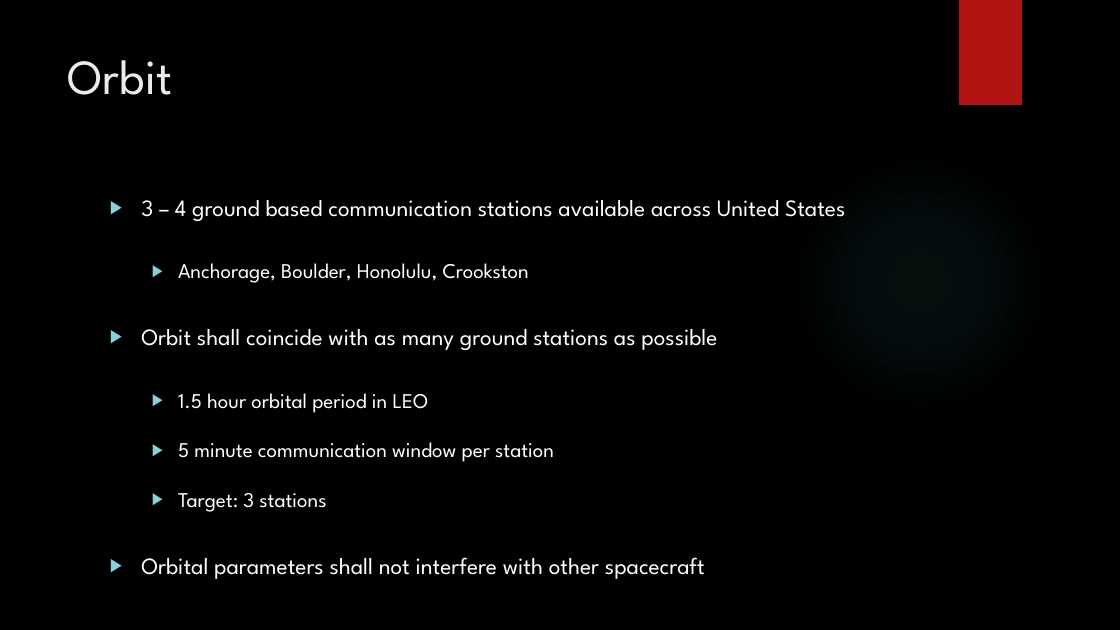
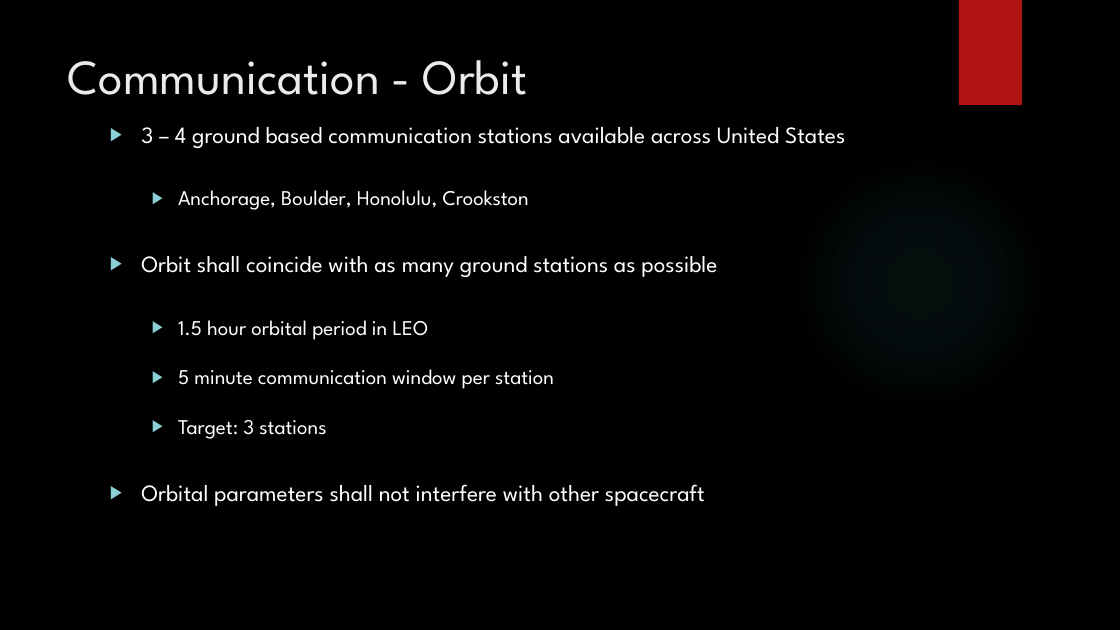
Before and after one commit to HASP-UMN/CubeSat, a slide deck: slide 18 of Presentations/PDR_Presentation.pptx (slide 17 before the commit). Drawn at 1120x630 pixels with LibreOffice and Linux fonts; fonts in the diff are those of the drawing; background and template pictures are left out. Boxes give left, top, right and bottom in pixels: in the first picture for what was removed or moved away, otherwise in the second. Text is boxed around its words. In the diff, an @@ line names an element or a change of style, - is before the commit and + after.

```diff
--- a/Presentations/PDR_Presentation.pptx
+++ b/Presentations/PDR_Presentation.pptx
@@ title at (x1=68, y1=60, x2=528, y2=95): text changed @@
-Orbit
+Communication - Orbit
@@ text "3 – 4 ground based ..." moved from (x1=141, y1=200, x2=845, y2=579) to (x1=141, y1=127, x2=845, y2=506) @@
```
Also in this commit, not shown: 13 other slides changed, 3 slides added, 1 slide removed, 1 other file.
